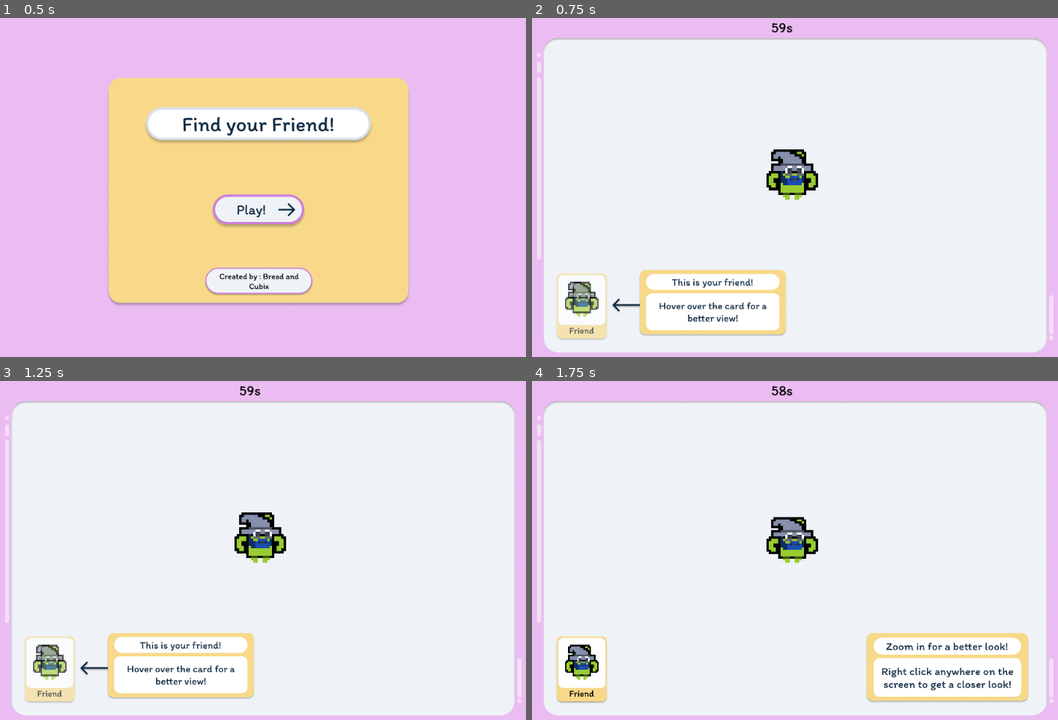
Above: before the commit, frames 1-4 (two rows, left to right).
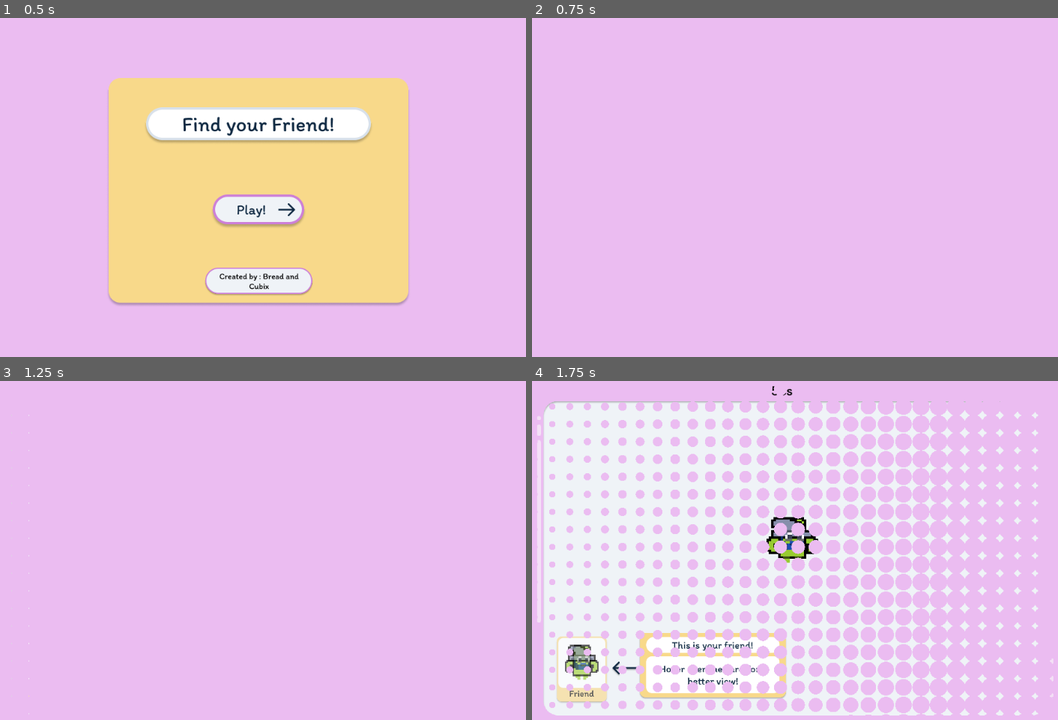
Above: after the commit, the same moments.

Repository: brettkolodny/find-your-friend
Game: Godot game, scene res://Scenes/TitleScreen/TitleScreen.tscn
Two runs of this game, one before a commit and one after it. Both use one fixed random seed, a clock stepped at 60 frames per second and the inputs below.
Inputs (mouse positions are in pixels of both pictures, inside the frame that each line leads up to):
- Up to frame 1 (0.5 s): no input
- Up to frame 2 (0.75 s): click (789, 211) at 0.5 s
- Up to frame 3 (1.25 s): no input
- Up to frame 4 (1.75 s): move the mouse to (579, 669) at 1.27 s; click (579, 669) at 1.35 s

Frame 1 is identical in both runs. In frame 2, 89% of the frame differs, in the area x 0-100%, y 1-99%; in frame 3, 89%; in frame 4, 47%.

Commit message:
transitions are in and working

Diff:
--- /dev/null
+++ b/Scenes/Changer/Changer.gd
@@ -0,0 +1,25 @@
+extends ColorRect
+
+signal intro_finished
+signal outro_finished
+
+export(String, FILE, "*.tscn") var next_scene;
+
+func In(duration:float):
+	self.material.set_shader_param("position", -1.5)
+	self.material.set_shader_param("in_out", 0)
+	$Tween.interpolate_property(self.material, "shader_param/position", -1.5, 1, duration, Tween.TRANS_CUBIC, Tween.EASE_IN)
+	$Tween.start()
+
+	yield(get_tree().create_timer(duration), "timeout")
+	emit_signal("intro_finished")
+
+func Out(duration:float):
+	self.material.set_shader_param("position", 1)
+	self.material.set_shader_param("in_out", 1)
+	$Tween.interpolate_property(self.material, "shader_param/position", 1, -1.5, duration, Tween.TRANS_CUBIC, Tween.EASE_OUT)
+	$Tween.start()
+
+	yield(get_tree().create_timer(duration), "timeout")
+	#assert(get_tree().change_scene(next_scene) == OK)
+	emit_signal("outro_finished")
--- /dev/null
+++ b/Scenes/Changer/Changer.shader
@@ -0,0 +1,29 @@
+shader_type canvas_item;
+
+uniform vec4 in_color:hint_color;
+uniform vec4 out_color:hint_color;
+
+uniform float in_out:hint_range(0.,1.)=0.;
+
+uniform float position:hint_range(-1.5,1.) = 0.856;
+uniform vec2 size = vec2(16., 16.);
+
+void fragment(){
+	vec2 a = (1./SCREEN_PIXEL_SIZE) / size;
+
+    vec2 uv=UV;
+	uv *= a;
+
+    vec2 i_uv = floor(uv);
+    vec2 f_uv = fract(uv);
+
+    float wave = max(0.,i_uv.x/(a.x) - position);
+
+    vec2 center = f_uv*2.-1.;
+	float circle = length(center);
+    circle = 1. - step(wave,circle);
+
+	vec4 color = mix(in_color, out_color, step(0.5, in_out));
+
+    COLOR=vec4(circle) * color;
+}
--- /dev/null
+++ b/Scenes/Changer/Changer.tscn
@@ -0,0 +1,53 @@
+[gd_scene load_steps=4 format=2]
+
+[ext_resource path="res://Scenes/Changer/Changer.gd" type="Script" id=1]
+
+[sub_resource type="Shader" id=2]
+code = "shader_type canvas_item;
+
+uniform vec4 in_color:hint_color;
+uniform vec4 out_color:hint_color;
+
+uniform float in_out:hint_range(0.,1.)=0.;
+
+uniform float position:hint_range(-1.5,1.) = 0.856;
+uniform vec2 size = vec2(16., 16.);
+
+void fragment(){
+	vec2 a = (1./SCREEN_PIXEL_SIZE) / size;
+
+    vec2 uv=UV;
+	uv *= a;
+
+    vec2 i_uv = floor(uv);
+    vec2 f_uv = fract(uv);
+
+    float wave = max(0.,i_uv.x/(a.x) - position);
+
+    vec2 center = f_uv*2.-1.;
+	float circle = length(center);
+    circle = 1. - step(wave,circle);
+
+	vec4 color = mix(in_color, out_color, step(0.5, in_out));
+
+    COLOR=vec4(circle) * color;
+}"
+
+[sub_resource type="ShaderMaterial" id=1]
+shader = SubResource( 2 )
+shader_param/in_color = Color( 0.92549, 0.741176, 0.94902, 1 )
+shader_param/out_color = Color( 0.92549, 0.741176, 0.94902, 1 )
+shader_param/in_out = 0.984
+shader_param/position = 1.0
+shader_param/size = Vector2( 30, 30 )
+
+[node name="Changer" type="ColorRect"]
+material = SubResource( 1 )
+anchor_right = 1.0
+anchor_bottom = 1.0
+script = ExtResource( 1 )
+__meta__ = {
+"_edit_use_anchors_": false
+}
+
+[node name="Tween" type="Tween" parent="."]
--- /dev/null
+++ b/Scenes/Changer/From.gd
@@ -0,0 +1,5 @@
+extends Node2D
+
+func _process(delta):
+	if Input.is_action_pressed("change"):
+		$CanvasLayer/Changer.Out(2.0)
--- /dev/null
+++ b/Scenes/Changer/From.tscn
@@ -0,0 +1,117 @@
+[gd_scene load_steps=9 format=2]
+
+[ext_resource path="res://planet.png" type="Texture" id=1]
+[ext_resource path="res://satellite.png" type="Texture" id=2]
+[ext_resource path="res://Plus.png" type="Texture" id=3]
+[ext_resource path="res://Changer.tscn" type="PackedScene" id=4]
+[ext_resource path="res://From.gd" type="Script" id=5]
+
+[sub_resource type="Animation" id=1]
+resource_name = "Idle"
+loop = true
+tracks/0/type = "value"
+tracks/0/path = NodePath("satellite:position")
+tracks/0/interp = 2
+tracks/0/loop_wrap = true
+tracks/0/imported = false
+tracks/0/enabled = true
+tracks/0/keys = {
+"times": PoolRealArray( 0, 0.5, 1 ),
+"transitions": PoolRealArray( 1, 1, 1 ),
+"update": 0,
+"values": [ Vector2( 609.497, 290 ), Vector2( 609.497, 310 ), Vector2( 609.497, 290 ) ]
+}
+tracks/1/type = "value"
+tracks/1/path = NodePath("planet:position")
+tracks/1/interp = 1
+tracks/1/loop_wrap = true
+tracks/1/imported = false
+tracks/1/enabled = true
+tracks/1/keys = {
+"times": PoolRealArray( 0, 0.5, 1 ),
+"transitions": PoolRealArray( 1, 1, 1 ),
+"update": 0,
+"values": [ Vector2( 360, 290 ), Vector2( 360, 310 ), Vector2( 360, 290 ) ]
+}
+
+[sub_resource type="Shader" id=2]
+code = "shader_type canvas_item;
+
+uniform vec4 in_color:hint_color;
+uniform vec4 out_color:hint_color;
+
+uniform float in_out:hint_range(0.,1.)=0.;
+
+uniform float position:hint_range(-1.5,1.) = 0.856;
+uniform vec2 size = vec2(16., 16.);
+
+void fragment(){
+	vec2 a = (1./SCREEN_PIXEL_SIZE) / size;
+
+    vec2 uv=UV;
+	uv *= a;
+
+    vec2 i_uv = floor(uv);
+    vec2 f_uv = fract(uv);
+
+    float wave = max(0.,i_uv.x/(a.x) - position);
+
+    vec2 center = f_uv*2.-1.;
+	float circle = length(center);
+    circle = 1. - step(wave,circle);
+
+	vec4 color = mix(in_color, out_color, step(0.5, in_out));
+
+    COLOR=vec4(circle) * color;
+}"
+
+[sub_resource type="ShaderMaterial" id=3]
+shader = SubResource( 2 )
+shader_param/in_color = Color( 0, 1, 0.352941, 1 )
+shader_param/out_color = Color( 1, 0.882353, 0, 1 )
+shader_param/in_out = 0.984
+shader_param/position = 1.0
+shader_param/size = Vector2( 30, 30 )
+
+[node name="From" type="Node2D"]
+script = ExtResource( 5 )
+
+[node name="Node" type="Node" parent="."]
+
+[node name="Background" type="CanvasLayer" parent="Node"]
+layer = -1
+
+[node name="ColorRect" type="ColorRect" parent="Node/Background"]
+anchor_right = 1.0
+anchor_bottom = 1.0
+color = Color( 0.180392, 0.8, 0.443137, 1 )
+__meta__ = {
+"_edit_use_anchors_": false
+}
+
+[node name="satellite" type="Sprite" parent="."]
+position = Vector2( 609.497, 302.961 )
+scale = Vector2( 0.05, 0.05 )
+z_index = 2
+texture = ExtResource( 2 )
+
+[node name="planet" type="Sprite" parent="."]
+position = Vector2( 360, 301.265 )
+scale = Vector2( 0.05, 0.05 )
+texture = ExtResource( 1 )
+
+[node name="Plus" type="Sprite" parent="."]
+modulate = Color( 1, 1, 1, 0.247059 )
+position = Vector2( 512, 300 )
+scale = Vector2( 0.05, 0.05 )
+texture = ExtResource( 3 )
+
+[node name="AnimationPlayer" type="AnimationPlayer" parent="."]
+autoplay = "Idle"
+anims/Idle = SubResource( 1 )
+
+[node name="CanvasLayer" type="CanvasLayer" parent="."]
+
+[node name="Changer" parent="CanvasLayer" instance=ExtResource( 4 )]
+material = SubResource( 3 )
+next_scene = "res://Result.tscn"
--- /dev/null
+++ b/Scenes/Changer/Result.gd
@@ -0,0 +1,4 @@
+extends Node2D
+
+func _ready():
+	$CanvasLayer/Changer.In(1.5)
--- /dev/null
+++ b/Scenes/Changer/Result.tscn
@@ -0,0 +1,70 @@
+[gd_scene load_steps=6 format=2]
+
+[ext_resource path="res://planet.png" type="Texture" id=1]
+[ext_resource path="res://satellite.png" type="Texture" id=2]
+[ext_resource path="res://Changer.tscn" type="PackedScene" id=3]
+[ext_resource path="res://Result.gd" type="Script" id=4]
+
+[sub_resource type="Animation" id=1]
+resource_name = "Rotate"
+length = 2.0
+loop = true
+tracks/0/type = "value"
+tracks/0/path = NodePath("satellite:position")
+tracks/0/interp = 2
+tracks/0/loop_wrap = true
+tracks/0/imported = false
+tracks/0/enabled = true
+tracks/0/keys = {
+"times": PoolRealArray( 0, 1, 2 ),
+"transitions": PoolRealArray( 1, 1, 1 ),
+"update": 0,
+"values": [ Vector2( 612, 400 ), Vector2( 412, 200 ), Vector2( 612, 400 ) ]
+}
+tracks/1/type = "value"
+tracks/1/path = NodePath("satellite:z_index")
+tracks/1/interp = 1
+tracks/1/loop_wrap = true
+tracks/1/imported = false
+tracks/1/enabled = true
+tracks/1/keys = {
+"times": PoolRealArray( 0, 1, 2 ),
+"transitions": PoolRealArray( 1, 1, 1 ),
+"update": 1,
+"values": [ 0, 2, 0 ]
+}
+
+[node name="Result" type="Node2D"]
+script = ExtResource( 4 )
+
+[node name="Node" type="Node" parent="."]
+
+[node name="CanvasLayer" type="CanvasLayer" parent="Node"]
+layer = -1
+
+[node name="ColorRect" type="ColorRect" parent="Node/CanvasLayer"]
+anchor_right = 1.0
+anchor_bottom = 1.0
+color = Color( 0.988235, 0.317647, 0.317647, 1 )
+__meta__ = {
+"_edit_use_anchors_": false
+}
+
+[node name="satellite" type="Sprite" parent="."]
+position = Vector2( 413.894, 201.894 )
+scale = Vector2( 0.05, 0.05 )
+texture = ExtResource( 2 )
+
+[node name="planet" type="Sprite" parent="."]
+position = Vector2( 512, 300 )
+scale = Vector2( 0.05, 0.05 )
+texture = ExtResource( 1 )
+
+[node name="AnimationPlayer" type="AnimationPlayer" parent="."]
+autoplay = "Rotate"
+anims/Rotate = SubResource( 1 )
+
+[node name="CanvasLayer" type="CanvasLayer" parent="."]
+layer = 10
+
+[node name="Changer" parent="CanvasLayer" instance=ExtResource( 3 )]
--- /dev/null
+++ b/Scenes/Changer/default_env.tres
@@ -0,0 +1,7 @@
+[gd_resource type="Environment" load_steps=2 format=2]
+
+[sub_resource type="ProceduralSky" id=1]
+
+[resource]
+background_mode = 2
+background_sky = SubResource( 1 )
--- a/Scenes/Level/Level.gd
+++ b/Scenes/Level/Level.gd
@@ -11,6 +11,8 @@
 onready var start_time = OS.get_ticks_msec()
 
 var is_zoomed = false
+
+var levelWon = false;
 
 func spawn_characters() -> Node2D:
 	var spawn_points = self._get_spawn_points()
@@ -136,9 +138,12 @@
 	friend_preview.global_position = $FriendCard/FriendPreview.global_position
 	friend_preview.scale = Vector2(6, 6)
 
+	$Transition/Changer.visible = true
+	$Transition/Changer.In(1.5)
+
 	#if top most node is Tutorial don't do this
-	if(!self.is_tutorial):
-		MusicScene.minutePlayer()
+	#if(!self.is_tutorial):
+	MusicScene.minutePlayer()
 
 func _process(_delta):
 	self.set_timer()
@@ -154,15 +159,35 @@
 		if Input.is_action_just_pressed("ui_left_click"):
 			var friend = get_tree().get_nodes_in_group("friend")[0]
 			if self.character_is_hit(friend):
-				Global.level_win($Countdown.time_left)
+				levelWon = true
+				$Transition/Changer.visible = true
+				$Transition/Changer.Out(1.5)
 			else:
 				var peeps = get_tree().get_nodes_in_group("peep")
 				for peep in peeps:
 					if self.character_is_hit(peep):
-						Global.level_lose()
+						levelWon = false
+						$Transition/Changer.visible = true
+						$Transition/Changer.Out(1.5)
 						break
 
 
 func _on_Countdown_timeout():
 	if !self.is_tutorial:
 		Global.level_lose()
+
+
+func _on_Changer_intro_finished():
+	#$Transition/Changer.visible = false
+
+	pass # Replace with function body.
+
+
+func _on_Changer_outro_finished():
+	if (levelWon):
+		Global.level_win($Countdown.time_left)
+		pass
+	else:
+		Global.level_lose()
+		pass
+	pass # Replace with function body.
--- a/Scenes/Level/Level.tscn
+++ b/Scenes/Level/Level.tscn
@@ -6,6 +6,7 @@
 [ext_resource path="res://Scenes/Level/Assets/Itim-Regular.ttf" type="DynamicFontData" id=4]
 [ext_resource path="res://Scenes/Level/Assets/zoom_in.png" type="Texture" id=5]
 [ext_resource path="res://Scenes/Level/Scenes/FriendCardZoomed.tscn" type="PackedScene" id=6]
+[ext_resource path="res://Scenes/Changer/Changer.tscn" type="PackedScene" id=7]
 
 [sub_resource type="RectangleShape2D" id=1]
 extents = Vector2( 405, 249 )
@@ -85,4 +86,10 @@
 wait_time = 60.0
 autostart = true
 
+[node name="Transition" type="CanvasLayer" parent="."]
+
+[node name="Changer" parent="Transition" instance=ExtResource( 7 )]
+
 [connection signal="timeout" from="Countdown" to="." method="_on_Countdown_timeout"]
+[connection signal="intro_finished" from="Transition/Changer" to="." method="_on_Changer_intro_finished"]
+[connection signal="outro_finished" from="Transition/Changer" to="." method="_on_Changer_outro_finished"]
--- a/Scenes/LevelWinScreen/Assets/enterReasons.gd
+++ b/Scenes/LevelWinScreen/Assets/enterReasons.gd
@@ -10,6 +10,14 @@
 
 # Called when the node enters the scene tree for the first time.
 func _ready():
+	self.owner.get_child(5).get_child(0).visible = true
+	self.owner.get_child(5).get_child(0).In(1.5)
+	#$"."/Transition/Changer.visible = true
+	#$"."/Transition/Changer.In(1.5)
+	#$Transition/Changer.visible = true
+	#$Transition/Changer.In(1.5)
+
+
 	print(minute)
 	print(second)
 
@@ -29,5 +37,16 @@
 
 
 func _on_TextureButton_pressed():
+	self.owner.get_child(5).get_child(0).visible = true
+	self.owner.get_child(5).get_child(0).Out(1.5)
+	pass # Replace with function body.
+
+
+func _on_Changer_outro_finished():
 	Global.next_level()
 	pass # Replace with function body.
+
+
+func _on_Changer_intro_finished():
+	self.owner.get_child(5).get_child(0).visible = false
+	pass # Replace with function body.
--- a/Scenes/LevelWinScreen/LevelWinScreen.gd
+++ b/Scenes/LevelWinScreen/LevelWinScreen.gd
@@ -40,3 +40,7 @@
 
 func _on_NextLevelButton_pressed():
 	Global.next_level()
+
+
+func _on_Changer_intro_finished():
+	pass # Replace with function body.
--- a/Scenes/LevelWinScreen/LevelWinScreen.tscn
+++ b/Scenes/LevelWinScreen/LevelWinScreen.tscn
@@ -1,10 +1,11 @@
-[gd_scene load_steps=7 format=2]
+[gd_scene load_steps=8 format=2]
 
 [ext_resource path="res://Scenes/LevelWinScreen/Assets/Friend Found.png" type="Texture" id=1]
 [ext_resource path="res://Scenes/LoseScreen/loseText.gd" type="Script" id=2]
 [ext_resource path="res://Scenes/LevelWinScreen/LevelWinScreen.gd" type="Script" id=3]
 [ext_resource path="res://Scenes/LevelWinScreen/Assets/soCool.png" type="Texture" id=4]
 [ext_resource path="res://Scenes/LevelWinScreen/Assets/enterReasons.gd" type="Script" id=5]
+[ext_resource path="res://Scenes/Changer/Changer.tscn" type="PackedScene" id=6]
 
 [sub_resource type="RichTextEffect" id=1]
 script = ExtResource( 2 )
@@ -20,22 +21,6 @@
 margin_bottom = 1082.0
 rect_scale = Vector2( 0.532, 0.553 )
 texture = ExtResource( 1 )
-__meta__ = {
-"_edit_use_anchors_": false
-}
-
-[node name="RichTextLabel" type="RichTextLabel" parent="."]
-margin_left = 311.0
-margin_top = 229.0
-margin_right = 542.0
-margin_bottom = 386.0
-bbcode_enabled = true
-bbcode_text = "[color/black]TEST[/color]"
-text = "[color/black]TEST[/color]"
-fit_content_height = true
-scroll_active = false
-custom_effects = [ SubResource( 1 ) ]
-script = ExtResource( 5 )
 __meta__ = {
 "_edit_use_anchors_": false
 }
@@ -64,4 +49,26 @@
 [node name="FriendPreview" type="Node2D" parent="." groups=["win-friend-preview"]]
 position = Vector2( 640, 352 )
 
+[node name="RichTextLabel" type="RichTextLabel" parent="."]
+margin_left = 311.0
+margin_top = 229.0
+margin_right = 542.0
+margin_bottom = 386.0
+bbcode_enabled = true
+bbcode_text = "[color/black]TEST[/color]"
+text = "[color/black]TEST[/color]"
+fit_content_height = true
+scroll_active = false
+custom_effects = [ SubResource( 1 ) ]
+script = ExtResource( 5 )
+__meta__ = {
+"_edit_use_anchors_": false
+}
+
+[node name="Transition" type="CanvasLayer" parent="."]
+
+[node name="Changer" parent="Transition" instance=ExtResource( 6 )]
+
 [connection signal="pressed" from="TextureButton" to="RichTextLabel" method="_on_TextureButton_pressed"]
+[connection signal="intro_finished" from="Transition/Changer" to="RichTextLabel" method="_on_Changer_intro_finished"]
+[connection signal="outro_finished" from="Transition/Changer" to="RichTextLabel" method="_on_Changer_outro_finished"]
--- a/Scenes/LoseScreen/LoseScreen.tscn
+++ b/Scenes/LoseScreen/LoseScreen.tscn
@@ -1,9 +1,10 @@
-[gd_scene load_steps=6 format=2]
+[gd_scene load_steps=7 format=2]
 
 [ext_resource path="res://Scenes/LoseScreen/Assets/Friend Not Found.png" type="Texture" id=1]
 [ext_resource path="res://Scenes/LoseScreen/loseScript.gd" type="Script" id=2]
 [ext_resource path="res://Scenes/LoseScreen/loseText.gd" type="Script" id=3]
 [ext_resource path="res://Scenes/LoseScreen/Shucks.png" type="Texture" id=4]
+[ext_resource path="res://Scenes/Changer/Changer.tscn" type="PackedScene" id=5]
 
 [sub_resource type="RichTextEffect" id=1]
 script = ExtResource( 3 )
@@ -51,4 +52,10 @@
 "_edit_use_anchors_": false
 }
 
+[node name="Transition" type="CanvasLayer" parent="."]
+
+[node name="Changer" parent="Transition" instance=ExtResource( 5 )]
+
 [connection signal="pressed" from="TextureButton" to="RichTextLabel" method="_on_TextureButton_pressed"]
+[connection signal="intro_finished" from="Transition/Changer" to="RichTextLabel" method="_on_Changer_intro_finished"]
+[connection signal="outro_finished" from="Transition/Changer" to="RichTextLabel" method="_on_Changer_outro_finished"]
--- a/Scenes/LoseScreen/loseScript.gd
+++ b/Scenes/LoseScreen/loseScript.gd
@@ -8,7 +8,8 @@
 
 # Called when the node enters the scene tree for the first time.
 func _ready():
-
+	self.owner.get_child(4).get_child(0).visible = true
+	self.owner.get_child(4).get_child(0).In(1.5)
 	MusicScene.play_music()
 	pass # Replace with function body.
 	var tempString = "[font=res://Scenes/LevelWinScreen/Assets/freshImportFont.tres][wait time=1][color=black]Aww man you didn't find your friend. [wait time=2]Better luck next time!"
@@ -20,5 +21,16 @@
 
 
 func _on_TextureButton_pressed():
+	self.owner.get_child(4).get_child(0).visible = true
+	self.owner.get_child(4).get_child(0).Out(1.5)
+	pass # Replace with function body.
+
+
+func _on_Changer_intro_finished():
+	self.owner.get_child(4).get_child(0).visible = false
+	pass # Replace with function body.
+
+
+func _on_Changer_outro_finished():
 	Global.next_level()
 	pass # Replace with function body.
--- a/Scenes/TitleScreen/TitleScreen.gd
+++ b/Scenes/TitleScreen/TitleScreen.gd
@@ -1,6 +1,8 @@
 extends Node2D
 
+func _ready():
+	MusicScene.play_music()
+	pass
 
 func _on_TextureButton_pressed():
 	Global.start_game()
-	MusicScene.play_music()
--- a/Scenes/Tutorial/Tutorial.tscn
+++ b/Scenes/Tutorial/Tutorial.tscn
@@ -88,6 +88,5 @@
 
 [node name="AudioStreamPlayer" type="AudioStreamPlayer" parent="."]
 stream = ExtResource( 7 )
-autoplay = true
 
 [connection signal="mouse_entered" from="Level/FriendPreviewTutorial" to="." method="_on_FriendPreviewTutorial_mouse_entered"]
Binary file added: Scenes/Changer/Plus.png
Not shown, added: Scenes/Changer/Plus.png.import
Binary file added: Scenes/Changer/icon.png
Not shown, added: Scenes/Changer/icon.png.import
Binary file added: Scenes/Changer/planet.png
Not shown, added: Scenes/Changer/planet.png.import
Binary file added: Scenes/Changer/satellite.png
Not shown, added: Scenes/Changer/satellite.png.import
Not shown: 1 places in Scenes/Level/Level.tscn that only renumber resources
